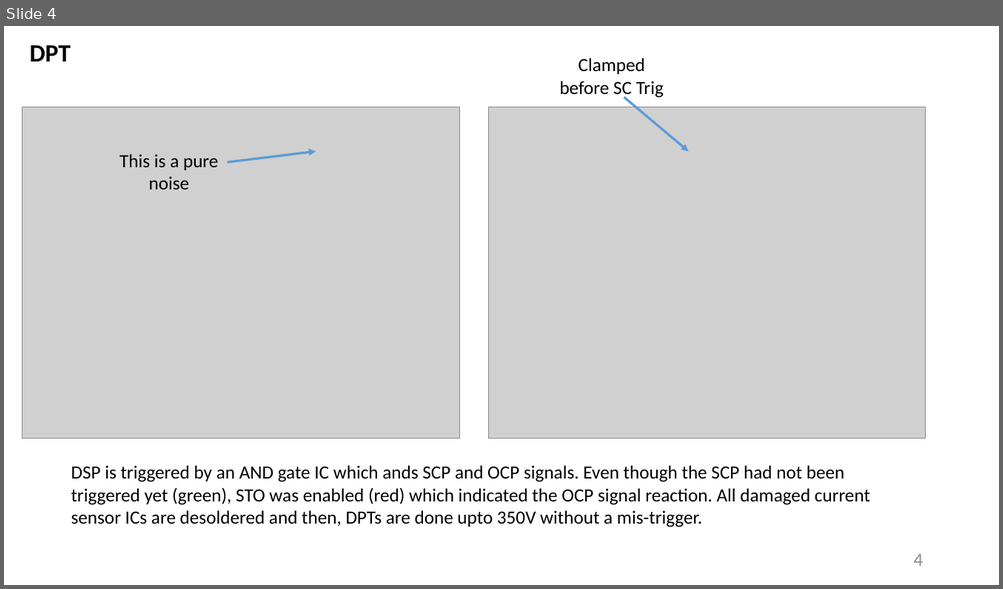
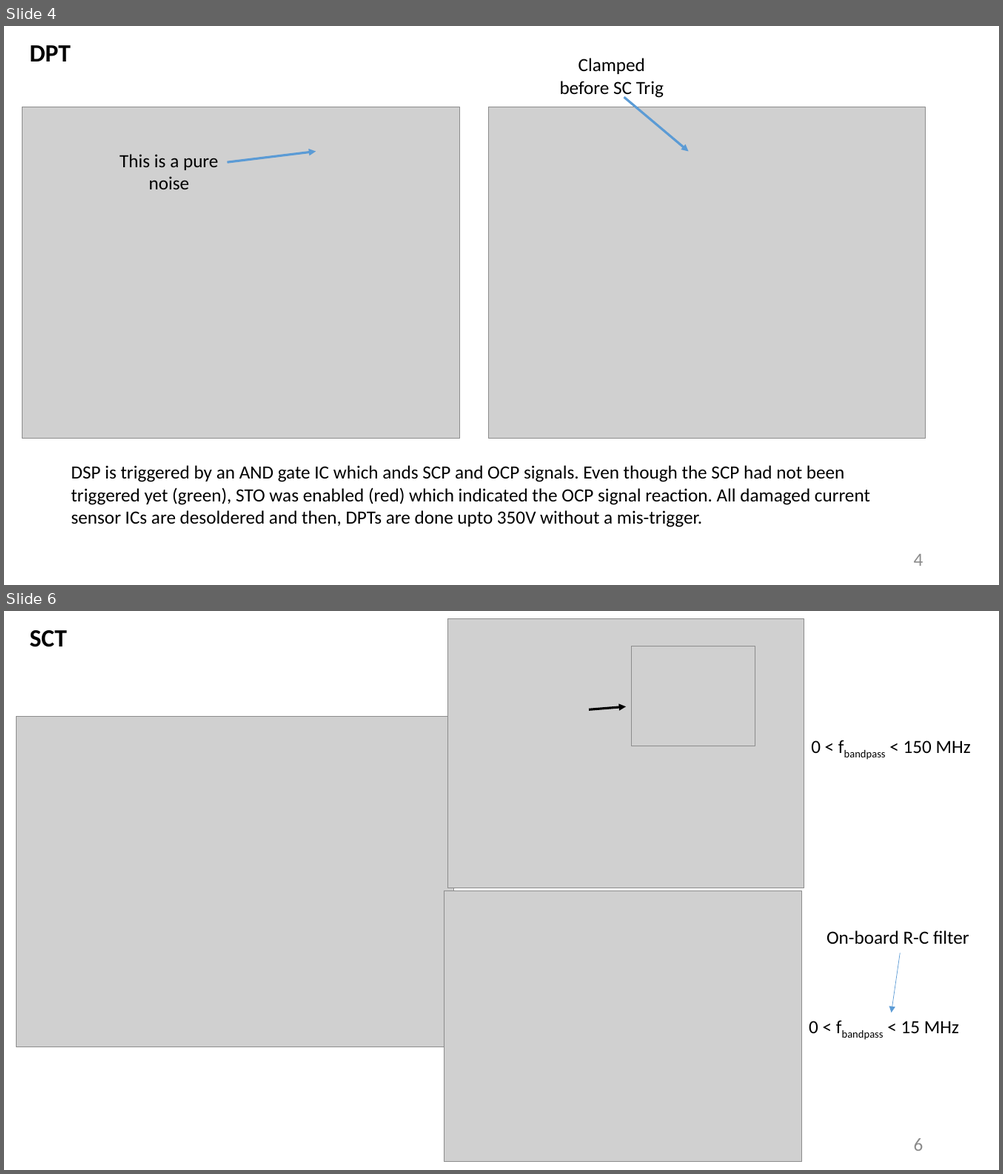
Before and after one commit to furkankarakaya/GaN-Studies, a slide deck: Weekly Reports/2020.03.02 - 2020.03.09.pptx. Shown one above the other, each under a label of ours: slide 4 before the commit, slides 4 and 6 after it; the slides between them are not shown. The pictures are 1003x589 and 1003x1174 pixels, drawn with LibreOffice and Linux fonts; fonts in the diff are those of the drawing; grey boxes stand for pictures. Boxes give left, top, right and bottom in pixels: in the first picture for what was removed or moved away, otherwise in the second. Text is boxed around its words. In the diff, an @@ line names an element or a change of style, - is before the commit and + after.

```diff
--- a/Weekly Reports/2020.03.02 - 2020.03.09.pptx
+++ b/Weekly Reports/2020.03.02 - 2020.03.09.pptx
@@ slide 6 added at (4,611,999,1170), background #FFFFFF @@
@@ text added at (30,630,67,647), 24 pt, text #000000, bold @@
+SCT
@@ picture added at (448,618,804,888) @@
@@ picture added at (632,646,755,746) @@
@@ picture added at (17,716,454,1048) @@
@@ arrow added from (589, 709) to (626, 706), #000000 2.25 pt @@
@@ text added at (811,741,970,753), 18 pt, text #000000 @@
+0 < fbandpass < 150 MHz
@@ picture added at (444,891,801,1162) @@
@@ text added at (826,931,969,945), 18 pt, text #000000 @@
+On-board R-C filter
@@ arrow added from (900, 954) to (891, 1013), #5B9BD5 0.5 pt @@
@@ text added at (808,1021,959,1034), 18 pt, text #000000 @@
+0 < fbandpass < 15 MHz
@@ page number added at (913,1139,923,1151), 18 pt, text #8C8C8C @@
+6
```
Also in this commit, not shown: 5 other slides added, 4 other files.
